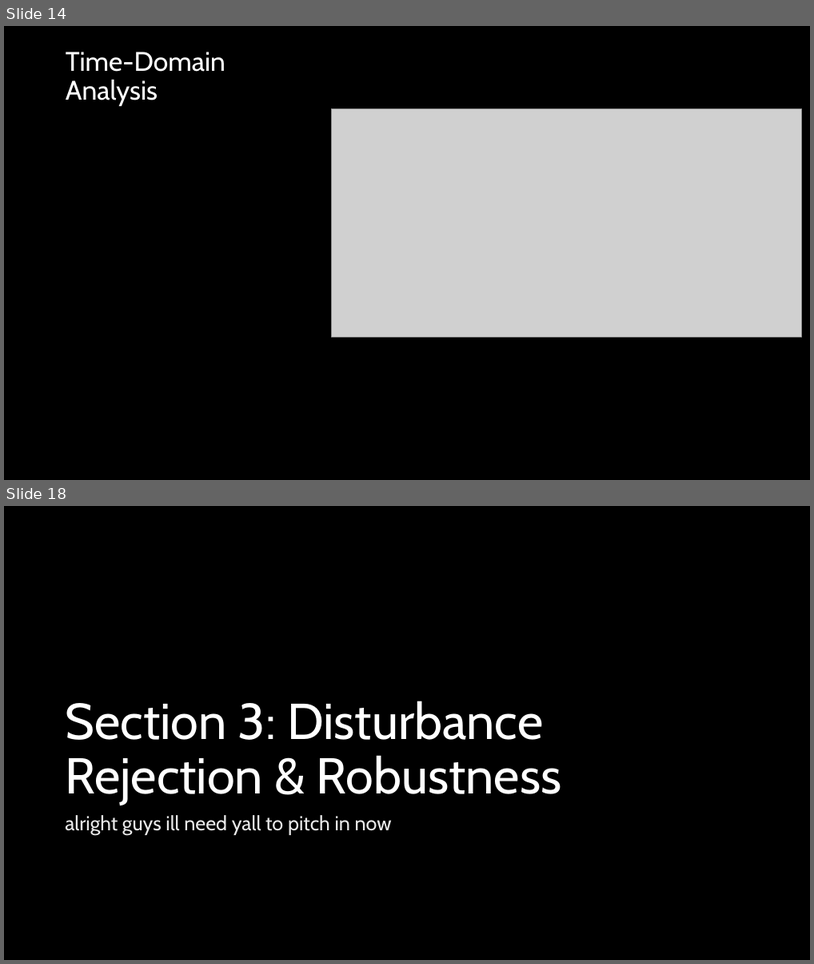
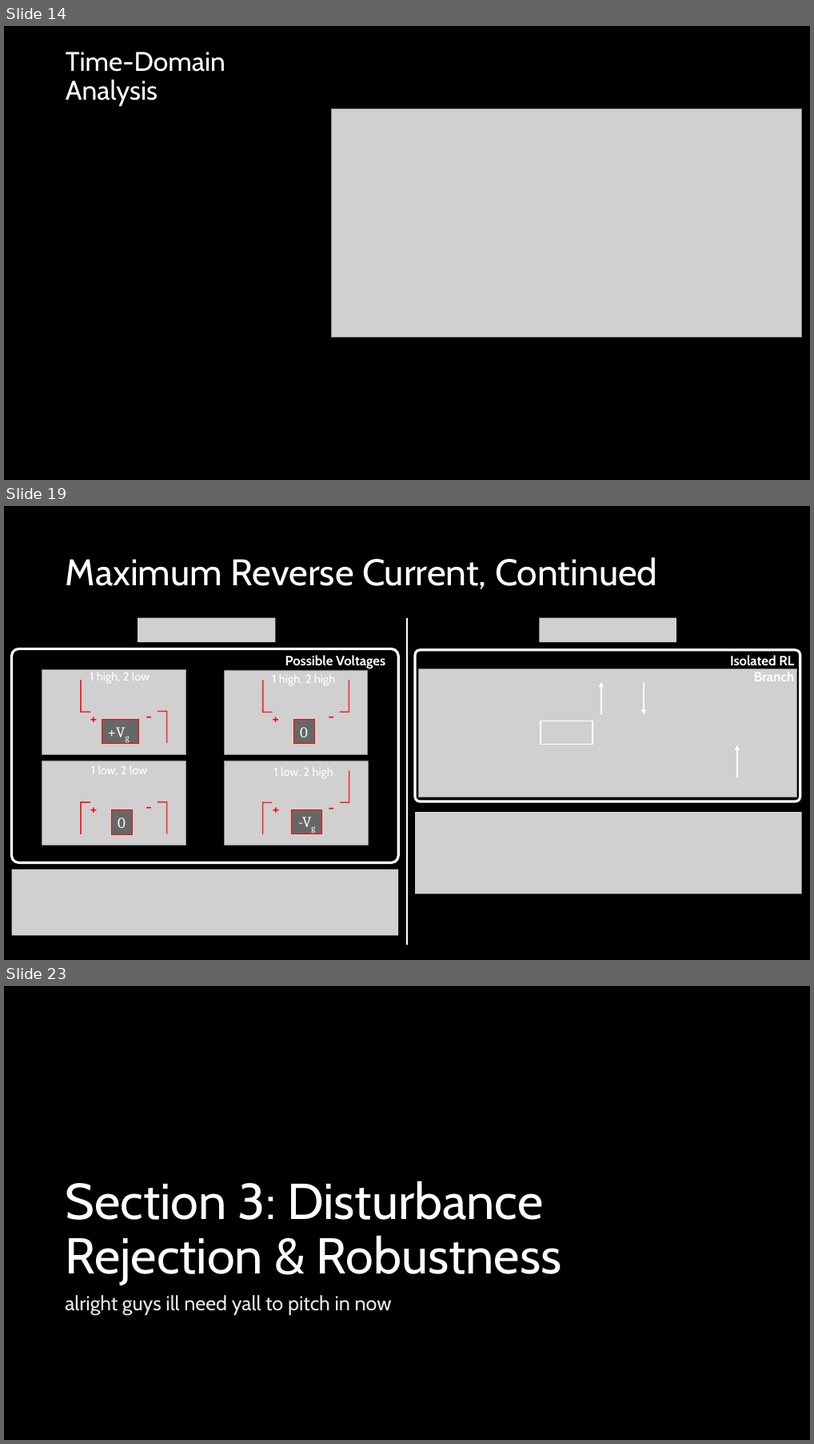
Before and after one commit to ut-ras/rm_electrical-supercap_v2, a slide deck: UT Robomasters – Supercap Power Stage Modeling.pptx. Shown one above the other, each under a label of ours: slides 14 and 18 before the commit, slides 14, 19 and 23 after it; the slides between them are not shown. The pictures are 814x964 and 814x1444 pixels, drawn with LibreOffice and Linux fonts; fonts in the diff are those of the drawing; grey boxes stand for pictures. Boxes give left, top, right and bottom in pixels: in the first picture for what was removed or moved away, otherwise in the second. Text is boxed around its words. In the diff, an @@ line names an element or a change of style, - is before the commit and + after.

Commit message:
started work on reverse charging functionality

```diff
--- a/UT Robomasters – Supercap Power Stage Modeling.pptx
+++ b/UT Robomasters – Supercap Power Stage Modeling.pptx
@@ slide 19 added at (4,506,810,960), background #000000 @@
@@ title added at (66,557,658,589), 44 pt, text #FFFFFF @@
+Maximum Reverse Current, Continued
@@ picture added at (138,618,276,642) @@
@@ line added from (407, 618) to (407, 944), #FFFFFF 1.5 pt @@
@@ picture added at (539,618,677,642) @@
@@ rounded rectangle added at (12,648,399,862), outline #FFFFFF 3 pt @@
@@ text added at (286,655,386,668), 16 pt, text #FFFFFF, bold @@
+Possible Voltages
@@ group added at (415,650,801,801): 3 arrows, 1 picture, 1 rounded rectangle, 1 text, 1 rectangle @@
+Isolated RL Branch
@@ group added at (42,670,368,845): 16 lines, 12 texts, 4 pictures, 4 rectangles @@
++Vg
++
+-
+0
++
+-
+0
++
+-
+-Vg
++
+-
+1 high, 2 low
+1 high, 2 high
+1 low, 2 low
+1 low, 2 high
@@ picture added at (415,812,802,894) @@
@@ picture added at (12,869,399,936) @@
@@ what was slide 18 is now slide 23 @@
```
Also in this commit, not shown: 4 slides changed, 7 other slides added, 2 slides removed, 1 other file.
